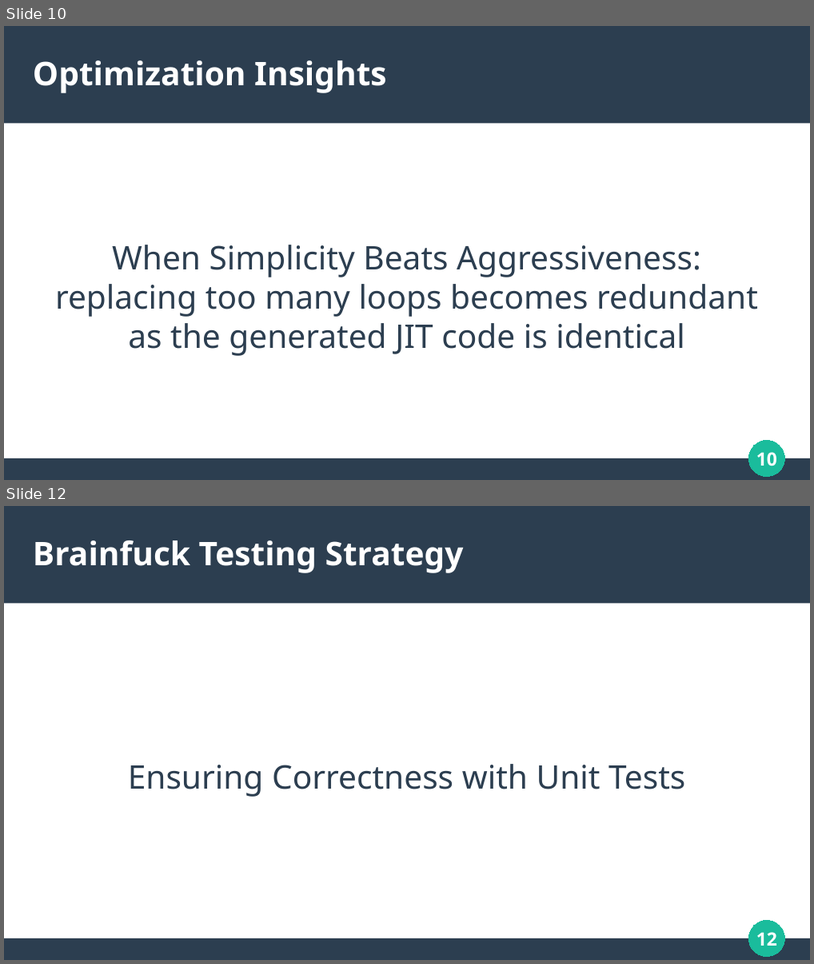
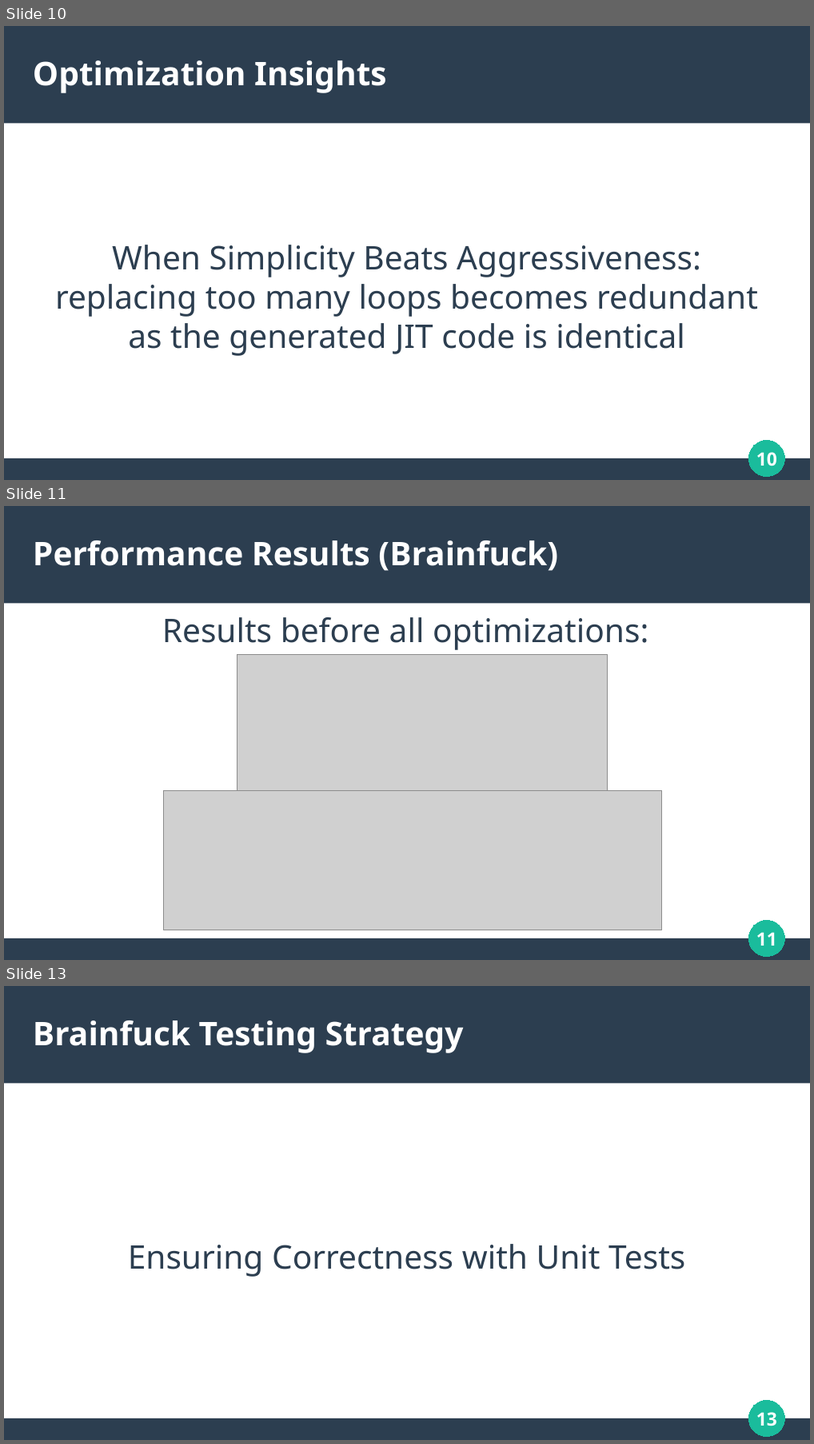
Before and after one commit to solomonarul/bachelors, a slide deck: presentation.odp. Shown one above the other, each under a label of ours: slides 10 and 12 before the commit, slides 10, 11 and 13 after it; the slides between them are not shown. The pictures are 814x964 and 814x1444 pixels, drawn with LibreOffice and Linux fonts; fonts in the diff are those of the drawing; grey boxes stand for pictures. Boxes give left, top, right and bottom in pixels: in the first picture for what was removed or moved away, otherwise in the second. Text is boxed around its words. In the diff, an @@ line names an element or a change of style, - is before the commit and + after.

```diff
--- a/presentation.odp
+++ b/presentation.odp
@@ slide 11 added at (x1=4, y1=506, x2=810, y2=960), background #FFFFFF; not listed: 3 template elements that a slide beside it also shows @@
@@ title added at (x1=33, y1=540, x2=558, y2=571), 32 pt, text #FFFFFF, bold @@
+Performance Results (Brainfuck)
@@ text added at (x1=162, y1=617, x2=649, y2=650), 32 pt, text #2C3E50 @@
+Results before all optimizations:
@@ picture added at (x1=237, y1=655, x2=608, y2=791) @@
@@ picture added at (x1=163, y1=790, x2=662, y2=930) @@
@@ page number added at (x1=757, y1=932, x2=778, y2=945), 18 pt, text #FFFFFF, bold @@
+11
@@ what was slide 12 is now slide 13 @@
@@ page number at (x1=757, y1=1412, x2=778, y2=1426): text changed @@
-12
+13
```
Also in this commit, not shown: 1 other slide added, 1 slide removed, 1 other file.
